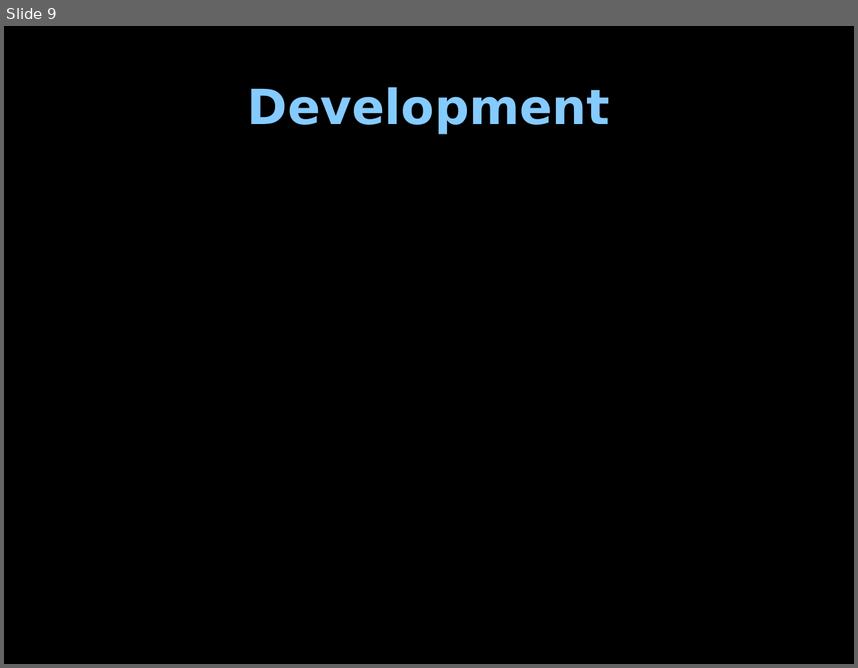
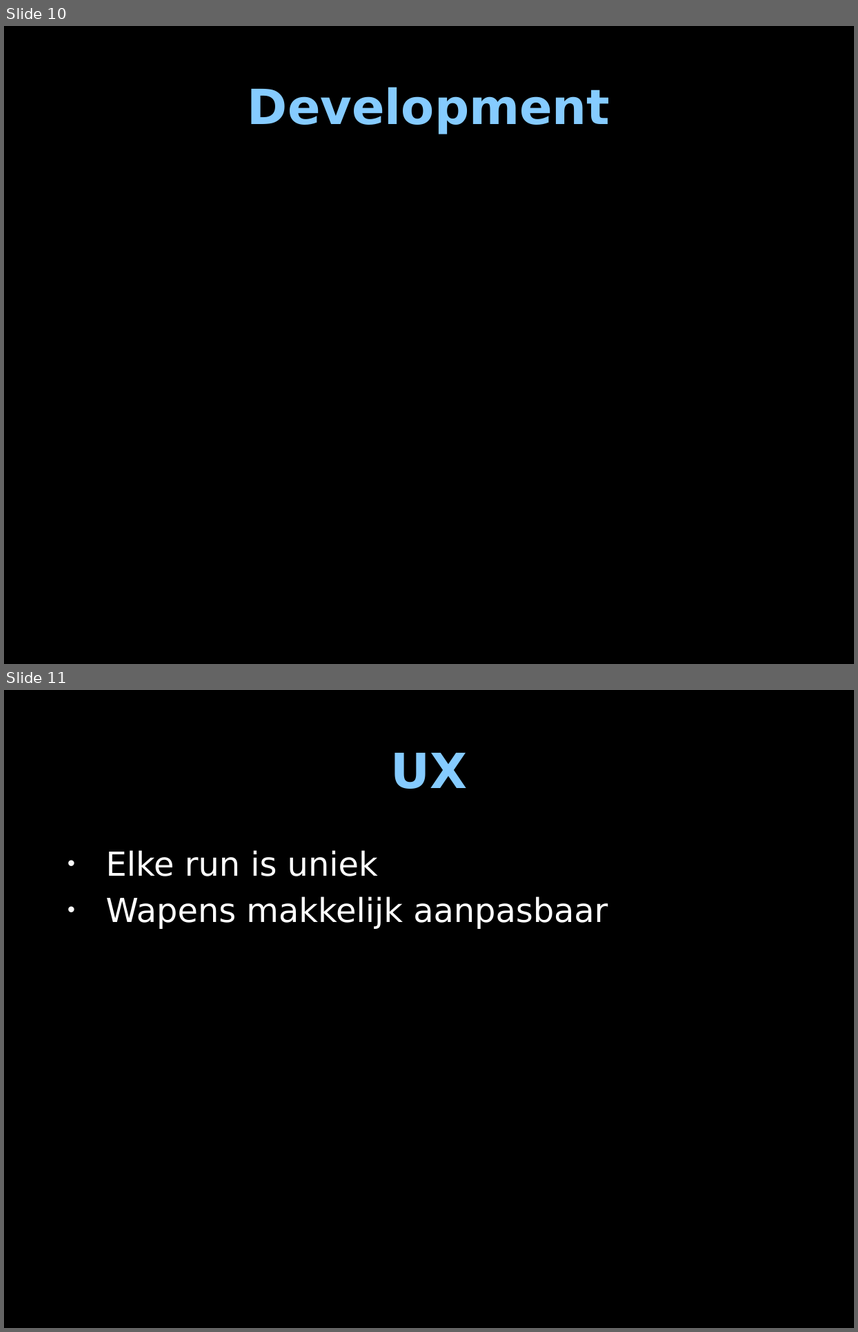
Before and after one commit to DanialVEVO/Gamelab2, a slide deck: Presentatie/DevPhase1.pptx. Shown one above the other, each under a label of ours: slide 9 before the commit, slides 10 and 11 after it. The pictures are 858x668 and 858x1332 pixels, drawn with LibreOffice and Linux fonts; fonts in the diff are those of the drawing; background and template pictures are left out. Boxes give left, top, right and bottom in pixels: in the first picture for what was removed or moved away, otherwise in the second. Text is boxed around its words. In the diff, an @@ line names an element or a change of style, - is before the commit and + after.

```diff
--- a/Presentatie/DevPhase1.pptx
+++ b/Presentatie/DevPhase1.pptx
@@ slide 11 added at (4, 690, 854, 1328), background picture (left out) @@
@@ title added at (390, 753, 467, 789), 41 pt, text gradient #85CBFF to #6AC3FF, bold @@
+UX
@@ text added at (106, 850, 608, 929), 28 pt, text #FFFFFF @@
+• Elke run is uniek
+• Wapens makkelijk aanpasbaar
@@ what was slide 9 is now slide 10 @@
```
Also in this commit, not shown: 3 slides changed, 3 other slides added, 1 slide removed, 1 other file.
